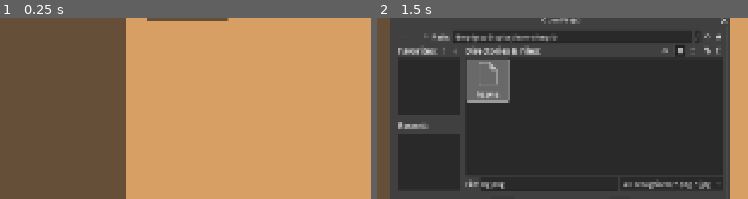
Above: before the commit, frames 1-2 (left to right).
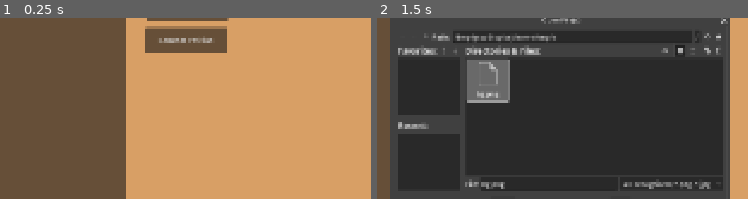
Above: after the commit, the same moments.

Repository: etper/broll-record-app
Game: Godot game, scene res://main.tscn
The game is run twice, just before and just after one commit, with the same random seed, the same clock (stepped at 60 frames per second) and the same inputs.
Inputs (mouse positions are % of the whole screen's width and height, from its top left):
- Up to frame 1 (0.25 s): no input
- Up to frame 2 (1.5 s): click (40, 24) at 0.5 s, where only the run after the commit has a clickable "Random Position"; click "Import Broll" at 1.25 s
The pictures show only the part of the screen within x 15-65%, y 18-68%; the shares and areas given below are measured in that part.

The runs differ from the first frame. In frame 1, 3.3% of the frame differs, in the area x 39-62%, y 4-20%; in frame 2, less than 0.1%.

Commit message:
random pos toggle

Diff:
--- a/main.gd
+++ b/main.gd
@@ -5,6 +5,8 @@
 var brolls: Array = []
 
 var current_index := -1
+
+var random_position_on_select := false
 
 var dragging := false
 var drag_offset := Vector2.ZERO
@@ -139,7 +141,18 @@
 	$TextureRect.pivot_offset = $TextureRect.size / 2
 
 	# Reset transform
-	$TextureRect.position = Vector2(790, 349)
+	if random_position_on_select:
+		var viewport = get_viewport_rect().size
+		var tex_size = texture.get_size()
+
+		var margin = 100
+
+		$TextureRect.position = Vector2(
+			randf_range(margin, viewport.x - tex_size.x - margin),
+			randf_range(margin, viewport.y - tex_size.y - margin)
+		)
+	else:
+		$TextureRect.position = Vector2(790, 349)
 	$TextureRect.scale = Vector2.ONE
 	$TextureRect.rotation = 0
 
@@ -154,6 +167,14 @@
 	brolls[current_index]["animation"] = random_anim
 	brolls[current_index]["animation_enabled"] = true
 
+	if random_position_on_select:
+		$TextureRect.position = get_random_start_position(random_anim)
+
+	base_position = $TextureRect.position
+	base_scale = Vector2.ONE
+	base_rotation = 0
+	anim_time = 0.0
+
 	save_library()
 	update_animation_label()
 
@@ -209,6 +230,9 @@
 			KEY_A:
 				brolls[current_index]["animation_enabled"] = !brolls[current_index]["animation_enabled"]
 				save_library()
+
+			KEY_R:
+				anim_time = 0.0
 
 			KEY_1:
 				set_animation("none")
@@ -293,3 +317,30 @@
 	brolls[current_index]["animation"] = anim
 	anim_time = 0.0
 	save_library()
+
+func get_random_start_position(anim: String) -> Vector2:
+	var margin := 150
+	var viewport := get_viewport_rect().size
+	var x: float
+	var y := randf_range(margin, viewport.y - margin)
+
+	match anim:
+		"pan_left":
+			# Start on the right
+			x = randf_range(viewport.x * 0.6, viewport.x - margin)
+
+		"pan_right":
+			# Start on the left
+			x = randf_range(margin, viewport.x * 0.4)
+
+		"zoom_in", "zoom_out", "pulse", "rotate", "float":
+			# Anywhere
+			x = randf_range(margin, viewport.x - margin)
+
+		_:
+			x = viewport.x * 0.5
+
+	return Vector2(x, y)
+
+func _on_check_button_toggled(toggled_on: bool) -> void:
+	random_position_on_select = toggled_on
--- a/main.tscn
+++ b/main.tscn
@@ -52,6 +52,15 @@
 offset_bottom = 166.0
 text = "Reset Scale"
 
+[node name="CheckButton" type="Button" parent="UI" unique_id=1454490077]
+layout_mode = 0
+offset_left = 628.0
+offset_top = 181.0
+offset_right = 822.0
+offset_bottom = 242.0
+toggle_mode = true
+text = "Random Position"
+
 [node name="ItemList" type="ItemList" parent="UI" unique_id=862693527]
 layout_mode = 0
 offset_left = 22.0
@@ -80,5 +89,6 @@
 [connection signal="gui_input" from="TextureRect" to="." method="_on_texture_rect_gui_input"]
 [connection signal="pressed" from="UI/ImportButton" to="." method="_on_import_button_pressed"]
 [connection signal="pressed" from="UI/ResetScale" to="." method="_on_reset_scale_pressed"]
+[connection signal="toggled" from="UI/CheckButton" to="." method="_on_check_button_toggled"]
 [connection signal="item_selected" from="UI/ItemList" to="." method="_on_item_list_item_selected"]
 [connection signal="files_selected" from="UI/FileDialog" to="." method="_on_file_dialog_files_selected"]
